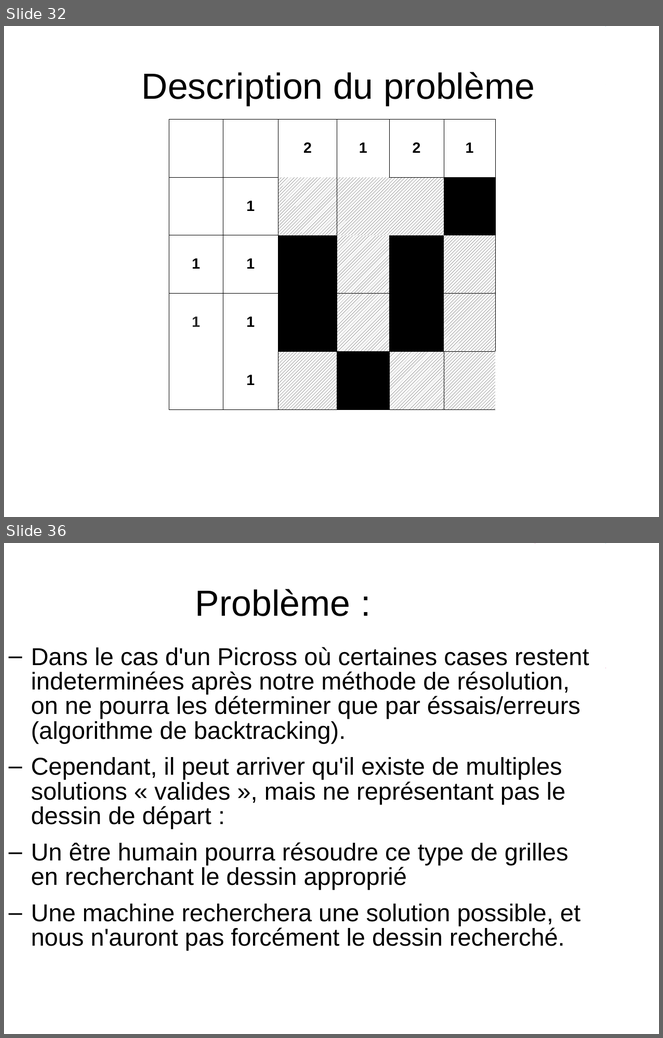
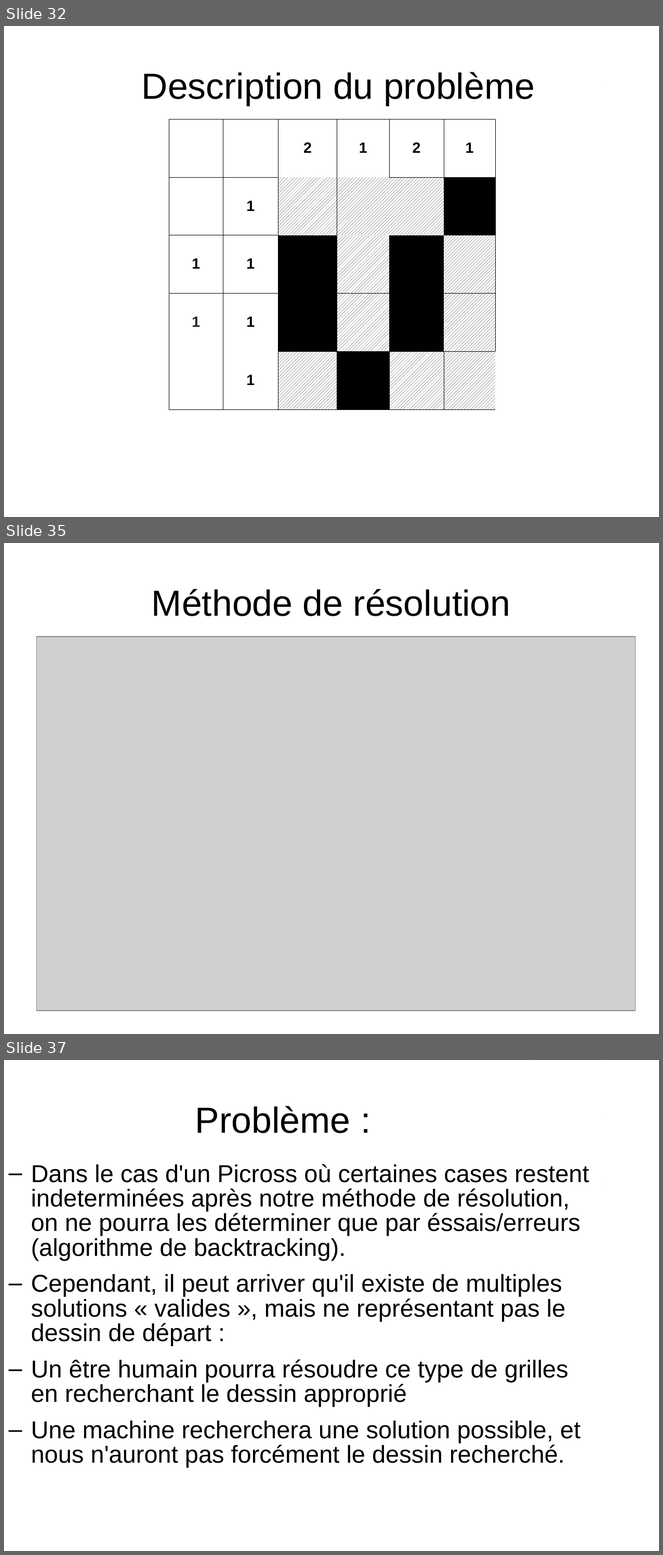
Before and after one commit to benaisc/Picross, a slide deck: presentation.odp. Shown one above the other, each under a label of ours: slides 32 and 36 before the commit, slides 32, 35 and 37 after it; the slides between them are not shown. The pictures are 663x1038 and 663x1555 pixels, drawn with LibreOffice and Linux fonts; fonts in the diff are those of the drawing; grey boxes stand for pictures. Boxes give left, top, right and bottom in pixels: in the first picture for what was removed or moved away, otherwise in the second. Text is boxed around its words. In the diff, an @@ line names an element or a change of style, - is before the commit and + after.

```diff
--- a/presentation.odp
+++ b/presentation.odp
@@ slide 35 added at bbox=[4, 543, 659, 1034], background #FFFFFF @@
@@ title added at bbox=[152, 589, 511, 616], 44 pt, text #000000 @@
+Méthode de résolution
@@ picture added at bbox=[37, 637, 636, 1011] @@
@@ what was slide 36 is now slide 37 @@
```
Also in this commit, not shown: 5 slides changed.
